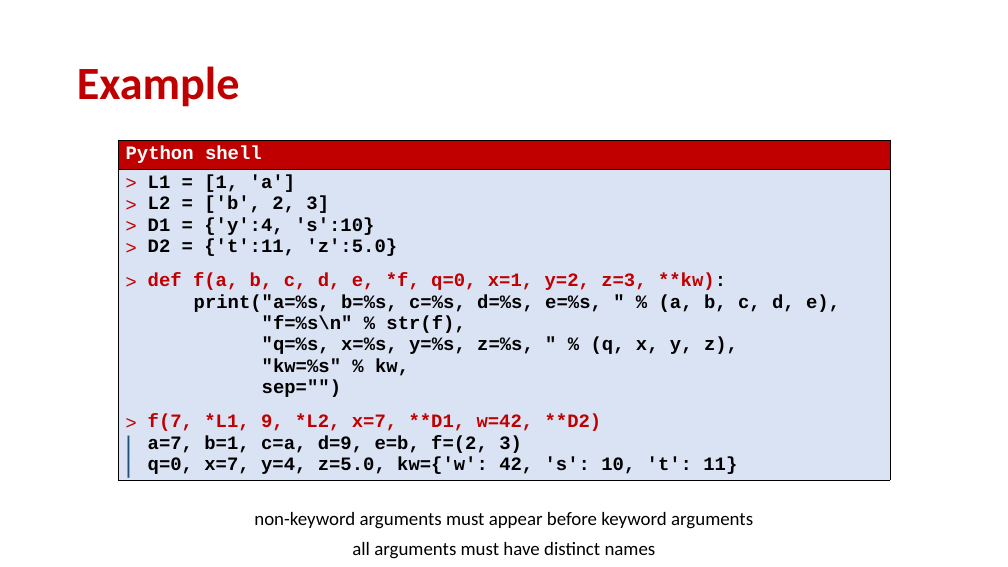
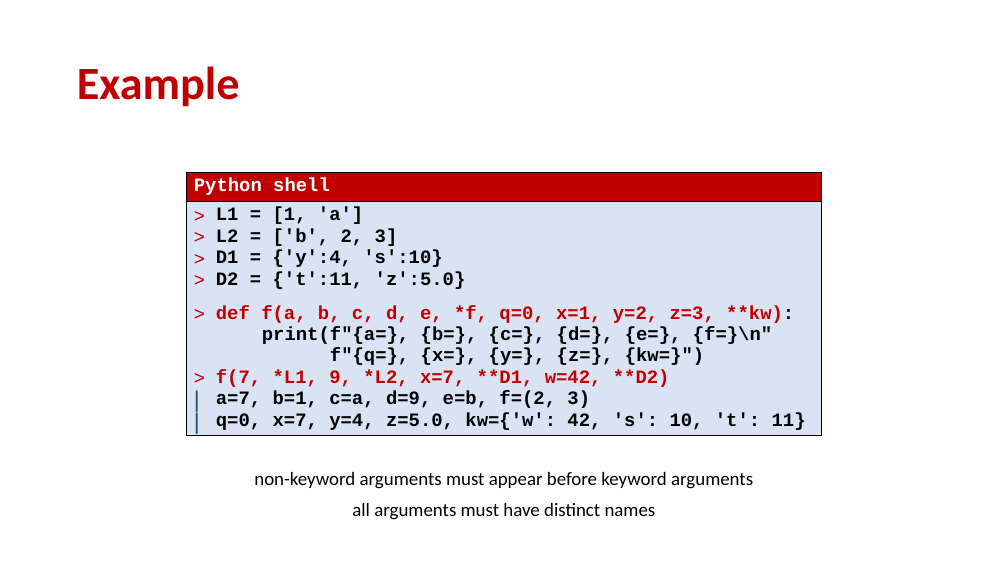
Before and after one commit to gsbrodal/gsbrodal.github.io, a slide deck: slide 21 of ipsa/slides/functions.pptx. Drawn at 1008x567 pixels with LibreOffice and Linux fonts; fonts in the diff are those of the drawing. Boxes give left, top, right and bottom in pixels: in the first picture for what was removed or moved away, otherwise in the second. Text is boxed around its words. In the diff, an @@ line names an element or a change of style, - is before the commit and + after.

Commit message:
slide updates

```diff
--- a/ipsa/slides/functions.pptx
+++ b/ipsa/slides/functions.pptx
@@ table at (186,172,821,450) @@
@@ row 2, column 1: "L1 = [1, 'a'] / L2 = ['b', 2, 3] / D1 = {'y':4, 's':10} / D2 = {'t':11, 'z':5.0} / def f(a, b, c, d, e, *f, q=0, x=1, y=2, z=3, **kw): / print("a=%s, b=%s, c=%s, d=%s, e=%s, " % (a, b, c, d, e), / "f=%s\n" % str(f), / "q=%s, x=%s, y=%s, z=%s, " % (q, x, y, z), / "kw=%s" % kw, / sep="") / f(7, *L1, 9, *L2, x=7, **D1, w=42, **D2) / a=7, b=1, c=a, d=9, e=b, f=(2, 3) / q=0, x=7, y=4, z=5.0, kw={'w': 42, 's': 10, 't': 11}" to "L1 = [1, 'a'] / L2 = ['b', 2, 3] / D1 = {'y':4, 's':10} / D2 = {'t':11, 'z':5.0} / def f(a, b, c, d, e, *f, q=0, x=1, y=2, z=3, **kw): / print(f"{a=}, {b=}, {c=}, {d=}, {e=}, {f=}\n" f"{q=}, {x=}, {y=}, {z=}, {kw=}") / f(7, *L1, 9, *L2, x=7, **D1, w=42, **D2) / a=7, b=1, c=a, d=9, e=b, f=(2, 3) / q=0, x=7, y=4, z=5.0, kw={'w': 42, 's': 10, 't': 11}" @@
@@ table: place and size @@
-table at (118,140,890,498)
+table at (186,172,821,450)
@@ text "non-keyword arguments must appear before ...": place and size @@
-text "non-keyword arguments must appear before ..." at (254,512,753,559)
+text "non-keyword arguments must appear before ..." at (254,472,753,520)
```
Also in this commit, not shown: 4 other slides changed, 4 other files.
